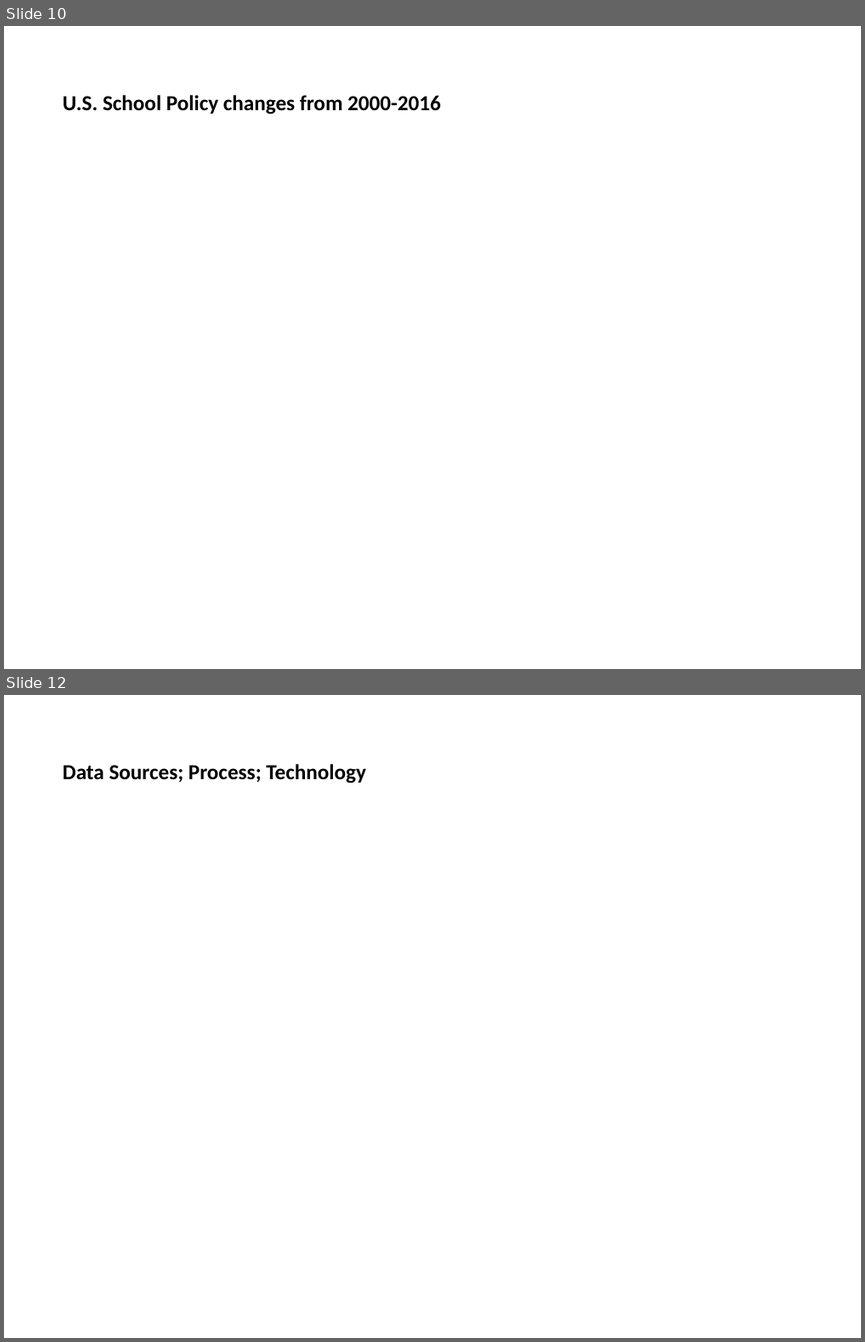
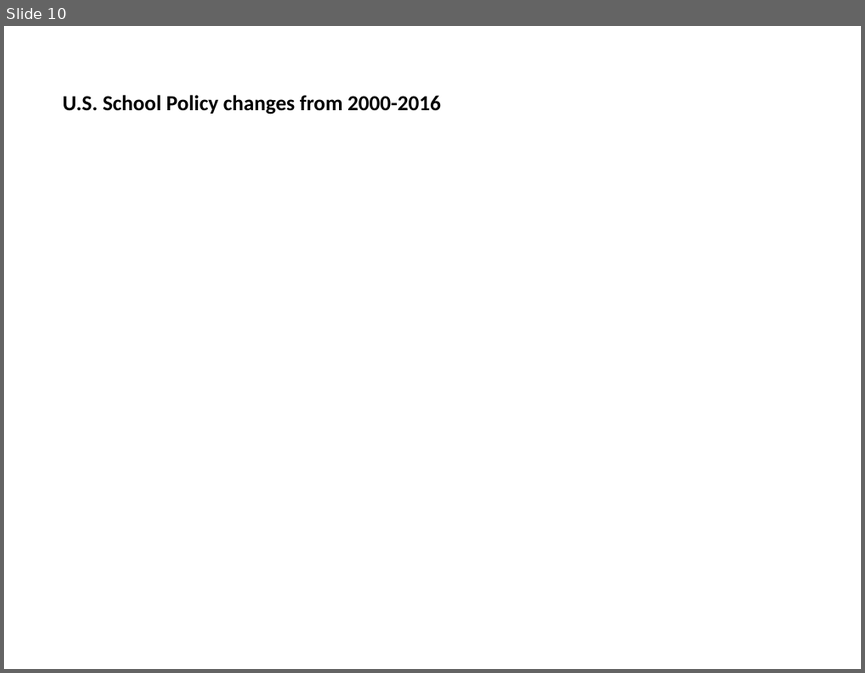
Before and after one commit to kadzema/InternationalSchoolsUS, a slide deck: PowerPoint/International_Schools_DRAFT 13122017.pptx. Shown one above the other, each under a label of ours: slides 10 and 12 before the commit, slide 10 after it; the slides between them are not shown. The pictures are 865x1342 and 865x673 pixels, drawn with LibreOffice and Linux fonts; fonts in the diff are those of the drawing. Boxes give left, top, right and bottom in pixels: in the first picture for what was removed or moved away, otherwise in the second. Text is boxed around its words. In the diff, an @@ line names an element or a change of style, - is before the commit and + after.

```diff
--- a/PowerPoint/International_Schools_DRAFT 13122017.pptx
+++ b/PowerPoint/International_Schools_DRAFT 13122017.pptx
@@ slide 12 removed at [4,695,861,1338], background #FFFFFF @@
@@ title removed at [63,764,366,783] @@
-Data Sources; Process; Technology
```
Also in this commit, not shown: 5 slides changed, 1 slide added, 6 other files.
